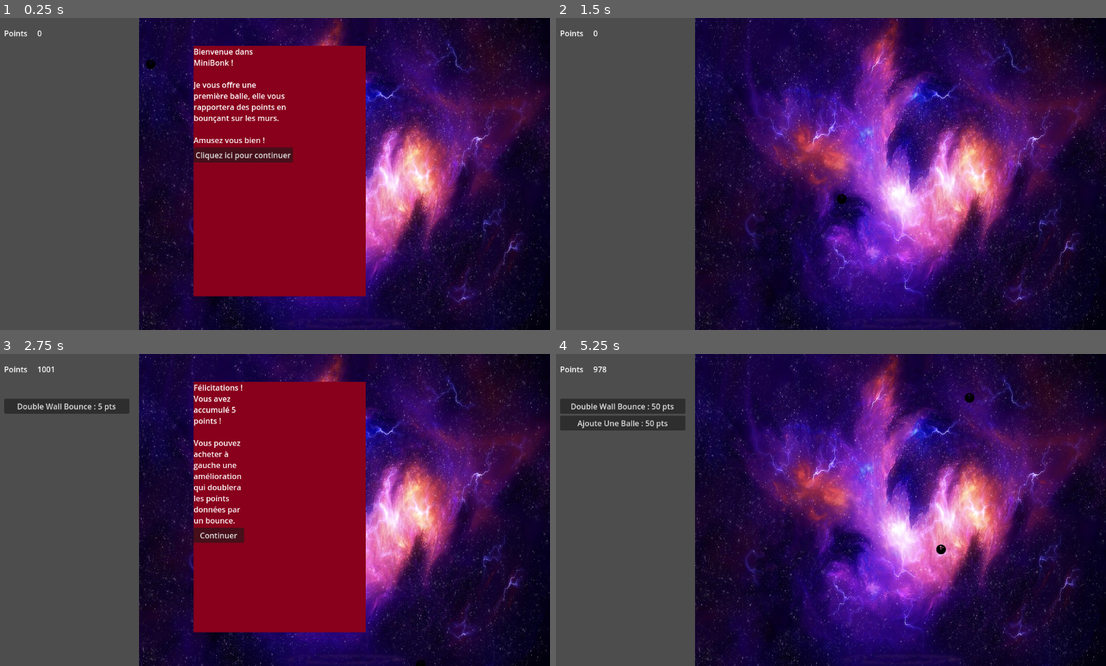
Above: before the commit, frames 1-4 (two rows, left to right).
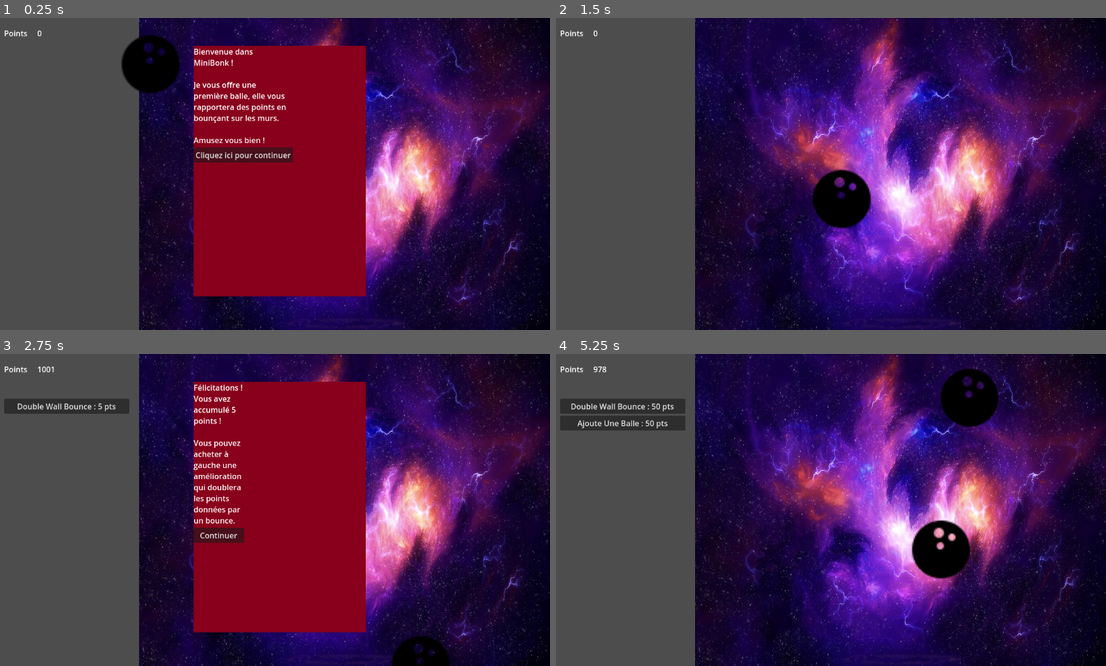
Above: after the commit, the same moments.

Repository: Niksune/Baby-Evolve-Minigame
Game: Godot game, scene res://Scenes/Game/Game.tscn
Same seed, same stepped clock (60 frames per second), same inputs: the game is played once before the commit and once after it.
Inputs:
- Up to frame 1 (0.25 s): no input
- Up to frame 2 (1.5 s): click "Cliquez ici pour continuer" at 0.5 s
- Up to frame 3 (2.75 s): no input
- Up to frame 4 (5.25 s): click "Continuer" at 2.75 s; click "Double Wall Bounce : 5 pts" at 3.5 s; click "Continuer" at 4.25 s; click "Ajoute Une Balle : 20 pts" at 5 s

The runs differ from the first frame. In frame 1, 1.5% of the frame differs, in the area x 22-33%, y 5-25%; in frame 2, 1.5%; in frame 3, 0.7%; in frame 4, 3.0%, in the area x 64-81%, y 4-73%.

Commit message:
Adds the basic of bonk

Diff:
--- a/Scenes/Ball/Ball.gd
+++ b/Scenes/Ball/Ball.gd
@@ -21,4 +21,13 @@
 		EVENTS.ball_wall_bounce.emit()
 
 	velocity = direction * speed
-	move_and_slide()
+	var collision = move_and_collide(velocity * _delta)
+
+	if collision:
+		bonk(collision)
+
+func bonk(collision : KinematicCollision2D):
+		print("BONK ! I collided with ", collision.get_collider().name)
+		print("x : ",collision.get_collider().position.x," y : ",collision.get_collider().position.y)
+
+		direction = Vector2(-direction.x, -direction.y)
--- a/Scenes/Ball/Ball.tscn
+++ b/Scenes/Ball/Ball.tscn
@@ -9,8 +9,9 @@
 script = ExtResource("1_yog06")
 
 [node name="Sprite2D" type="Sprite2D" parent="."]
-scale = Vector2(0.5, 0.5)
+scale = Vector2(3, 3)
 texture = ExtResource("1_yr7ha")
 
 [node name="CollisionShape2D" type="CollisionShape2D" parent="."]
+scale = Vector2(6, 6)
 shape = SubResource("CircleShape2D_f3c03")
Not shown, changed: .gitignore
